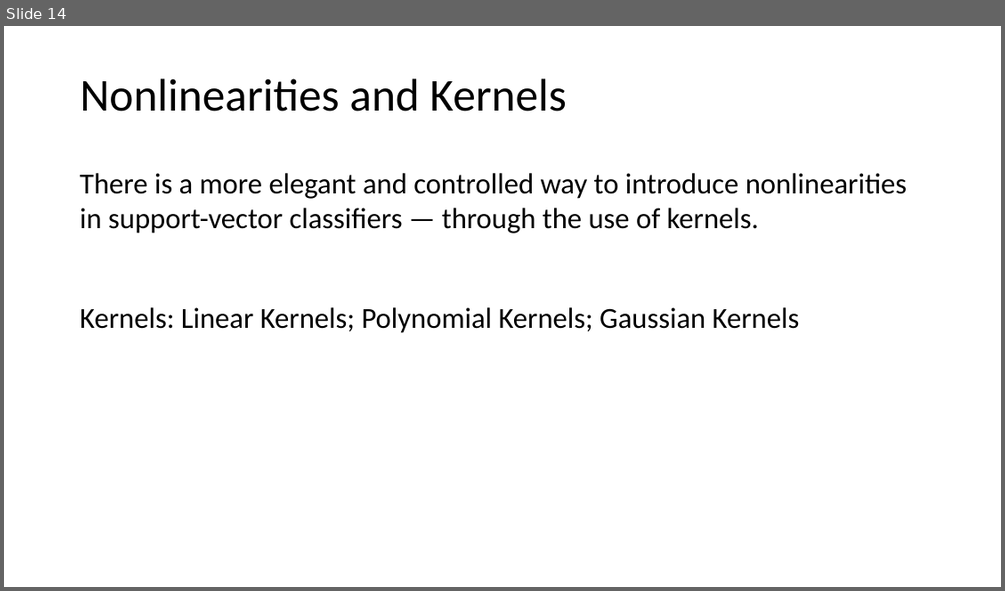
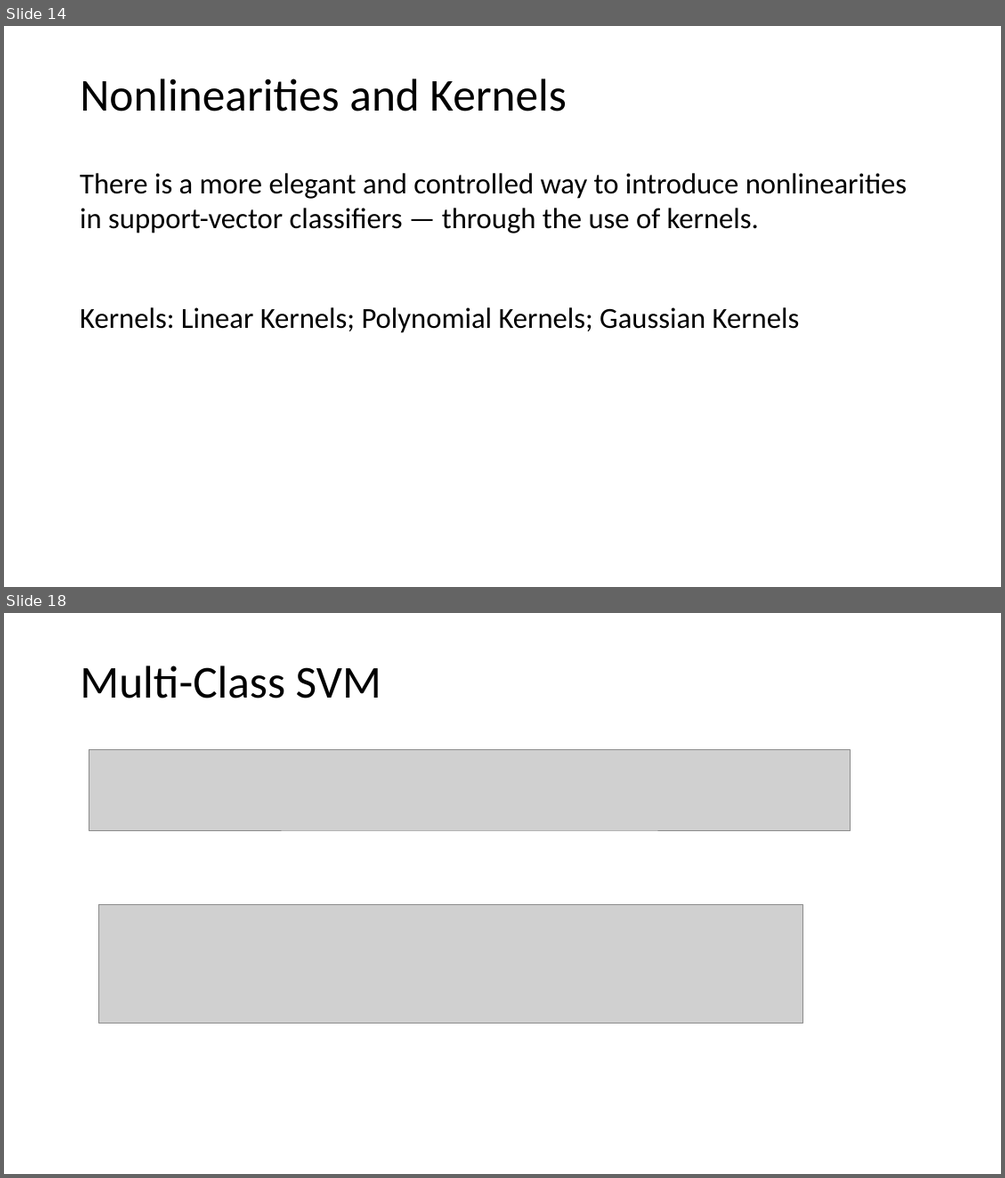
Before and after one commit to tianzheng4/tianzheng4.github.io, a slide deck: _umkc-teaching/slides/Lecture10.pptx. Shown one above the other, each under a label of ours: slide 14 before the commit, slides 14 and 18 after it; the slides between them are not shown. The pictures are 1005x591 and 1005x1178 pixels, drawn with LibreOffice and Linux fonts; fonts in the diff are those of the drawing; grey boxes stand for pictures. Boxes give left, top, right and bottom in pixels: in the first picture for what was removed or moved away, otherwise in the second. Text is boxed around its words. In the diff, an @@ line names an element or a change of style, - is before the commit and + after.

```diff
--- a/_umkc-teaching/slides/Lecture10.pptx
+++ b/_umkc-teaching/slides/Lecture10.pptx
@@ slide 18 added at (4, 613, 1001, 1174), background #FFFFFF @@
@@ title added at (80, 666, 381, 698), 44 pt, text #000000 @@
+Multi-Class SVM
@@ picture added at (89, 750, 850, 830) @@
@@ picture added at (98, 905, 802, 1022) @@
```
Also in this commit, not shown: 3 other slides added, 3 other files.
